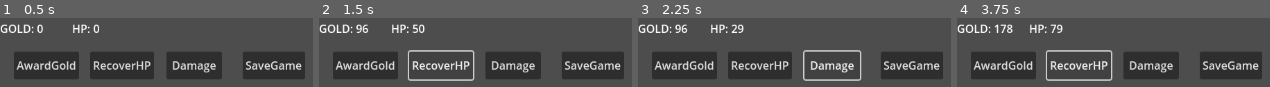
Above: before the commit, frames 1-4 (left to right).
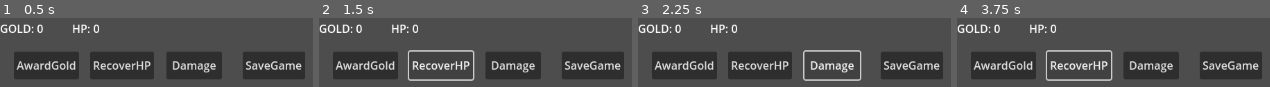
Above: after the commit, the same moments.

Repository: baiXfeng/godot-mvc
Game: Godot game, scene res://mvc-scene/scene/main.tscn
Two runs of this game, one before a commit and one after it. Both use one fixed random seed, a clock stepped at 60 frames per second and the inputs below.
Inputs:
- Up to frame 1 (0.5 s): no input
- Up to frame 2 (1.5 s): click "AwardGold" at 0.5 s; click "RecoverHP" at 1.25 s
- Up to frame 3 (2.25 s): click "Damage" at 2 s
- Up to frame 4 (3.75 s): click "AwardGold" at 2.75 s; click "RecoverHP" at 3.5 s

Frame 1 is identical in both runs. In frame 2, 0.6% of the frame differs, in the area x 11-34%, y 8-22%; in frame 3, 0.6%; in frame 4, 0.9%.
Error before the commit: Attempt to call function 'get_open_error' in base 'null instance' on a null instance. (res://mvc-scene/command/load_game_command.gd:20)
Error after the commit: Parse Error: Could not find base class "MVCHnadler". (res://mvc-scene/handler/battle_handler.gd:1)

Commit message:
fix spelling mistake

Diff:
--- a/project/mvc/handler.gd
+++ b/project/mvc/handler.gd
@@ -1,5 +1,5 @@
 extends Node
-class_name MVCHnadler
+class_name MVCHandler
 
 func name() -> String:
 	return _name
--- a/project/mvc/test.gd
+++ b/project/mvc/test.gd
@@ -21,9 +21,9 @@
 	print("")
 
 func _test_handler():
-	_app.add_handler("h1", MVCHnadler.new())
-	_app.add_handler("h2", MVCHnadler.new())
-	_app.add_handler("h3", MVCHnadler.new())
+	_app.add_handler("h1", MVCHandler.new())
+	_app.add_handler("h2", MVCHandler.new())
+	_app.add_handler("h3", MVCHandler.new())
 	_app.remove_handler("h3")
 
 	printt("get handler", _app.get_handler("h1"), "has handler", _app.has_handler("h3"))
@@ -49,7 +49,7 @@
 	printt("has command", _app.has_command("test_cmd_1"))
 	print("")
 
-class _event_handler extends MVCHnadler:
+class _event_handler extends MVCHandler:
 	# override
 	func _on_enter(a: MVCApp):
 		a.add_callable("test", _on_event)
@@ -60,7 +60,7 @@
 		print("handler <%s> on event <%s> with <%s>." % [name(), e.name, e.data])
 
 func _test_event():
-	var handler: MVCHnadler = _app.get_handler("h1")
+	var handler: MVCHandler = _app.get_handler("h1")
 	handler.notify("test_cmd_2")
 	handler.send(MVCEvent.new("test_cmd_2", null))
 
